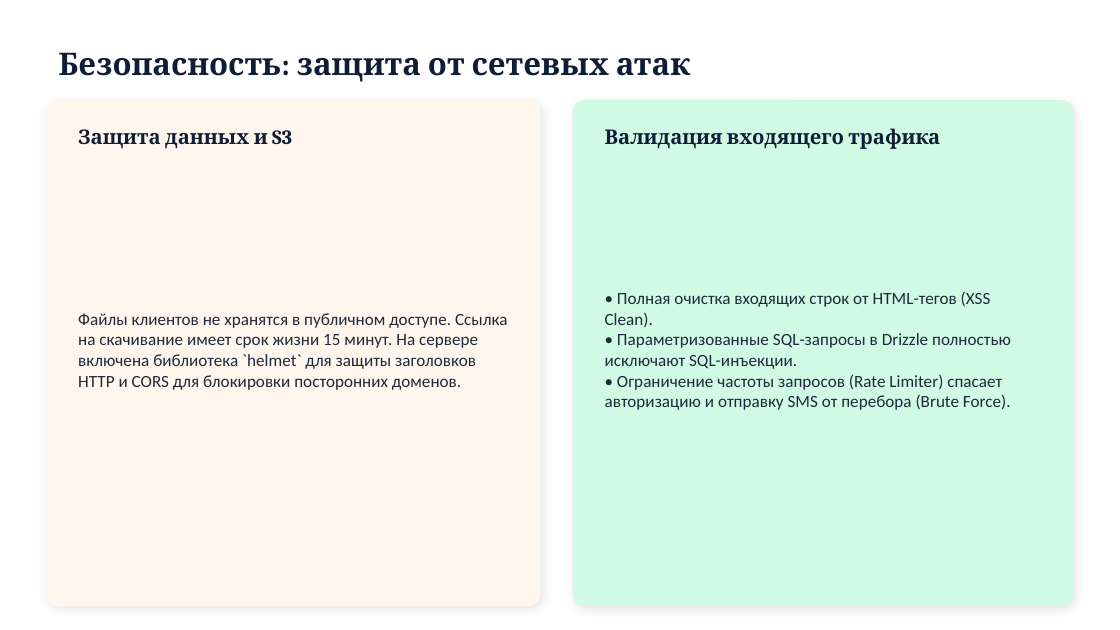
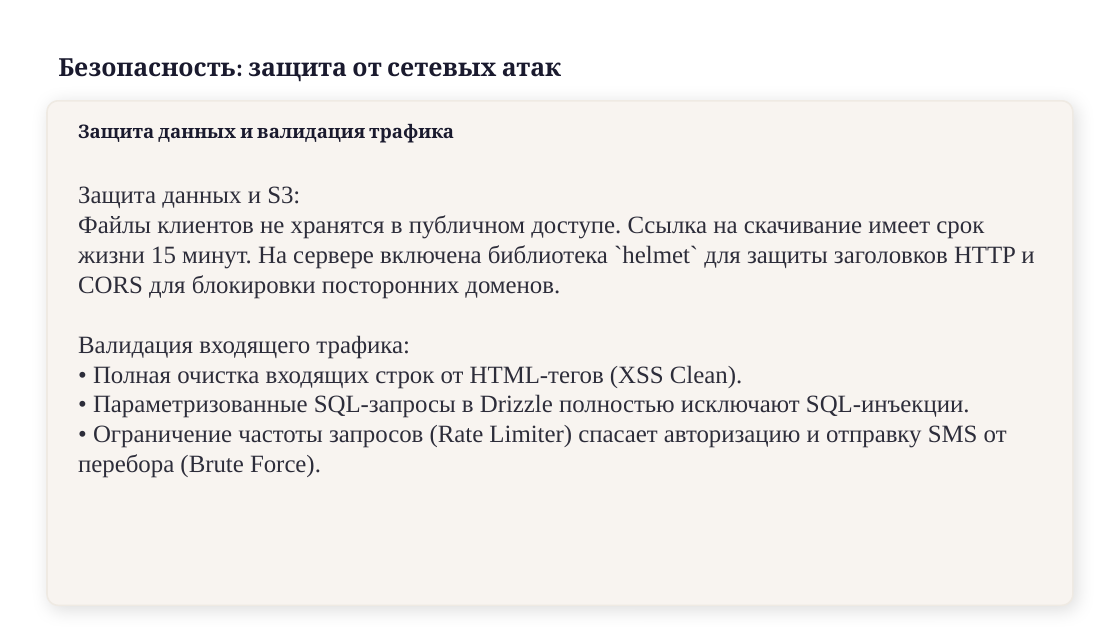
Before and after one commit to x2latte/tppo-presentation-hub--3-, a slide deck: slide 13 of presentations/output/P2_Атрибуты_качества.pptx (slide 12 before the commit). Drawn at 1120x630 pixels with LibreOffice and Linux fonts; fonts in the diff are those of the drawing. Boxes give left, top, right and bottom in pixels: in the first picture for what was removed or moved away, otherwise in the second. Text is boxed around its words. In the diff, an @@ line names an element or a change of style, - is before the commit and + after.

```diff
--- a/presentations/output/P2_Атрибуты_качества.pptx
+++ b/presentations/output/P2_Атрибуты_качества.pptx
@@ text "Безопасность: защита от сетевых атак" at bbox=[58, 58, 561, 82]: size 20 to 16 pt, text colour #0F1E36 to #1A1A2E @@
@@ rounded rectangle removed at bbox=[47, 101, 540, 605] @@
@@ rounded rectangle added at bbox=[47, 101, 1073, 605], fill #F8F4F0, outline #EFEAE3 1 pt @@
@@ text "Защита данных и валидация трафика" at bbox=[78, 124, 454, 143]: vertical alignment middle to top @@
@@ rounded rectangle removed at bbox=[573, 101, 1073, 605] @@
@@ text at bbox=[78, 124, 454, 143]: text changed; size 13 to 12 pt; text colour #0F1E36 to #1A1A2E @@
-Защита данных и S3
+Защита данных и валидация трафика
@@ text removed at bbox=[605, 128, 940, 149] @@
-Валидация входящего трафика
@@ text "Защита данных и S3:" at bbox=[78, 186, 1034, 478]: vertical alignment middle to top @@
@@ text "Защита данных и S3:": place and size @@
-text "Защита данных и S3:" at bbox=[605, 292, 1011, 410]
+text "Защита данных и S3:" at bbox=[78, 186, 1034, 478]
@@ text at bbox=[78, 186, 1034, 359]: paragraphs added @@
+Защита данных и S3:
+Файлы клиентов не хранятся в публичном доступе. Ссылка на скачивание имеет срок жизни 15 минут. На сервере включена библиотека `helmet` для защиты заголовков HTTP и CORS для блокировки посторонних доменов.
+Валидация входящего трафика:
@@ text removed at bbox=[78, 313, 507, 390] @@
-Файлы клиентов не хранятся в публичном доступе. Ссылка на скачивание имеет срок жизни 15 минут. На сервере включена библиотека `helmet` для защиты заголовков HTTP и CORS для блокировки посторонних доменов.
@@ text at bbox=[78, 365, 1007, 478]: size 11 to 16 pt, font Calibri to Times New Roman, text colour #1E293B to #2D2D3A in "• Полная очистка входящих строк от HTML-тегов ...", "• Параметризованные SQL-запросы в Drizzle полностью исключаю ...", "• Ограничение частоты запросов (Rate Limiter) спасает ..." @@
```
Also in this commit, not shown: 14 other slides changed, 1 slide added, 12 other files.
